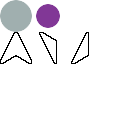
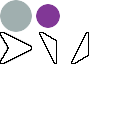
The second 128x128 image is a revision of the first. Changes to its layers:
renamed "Working Layer" to "Transformation", painted on it over left=0, top=32, right=32, bottom=64
